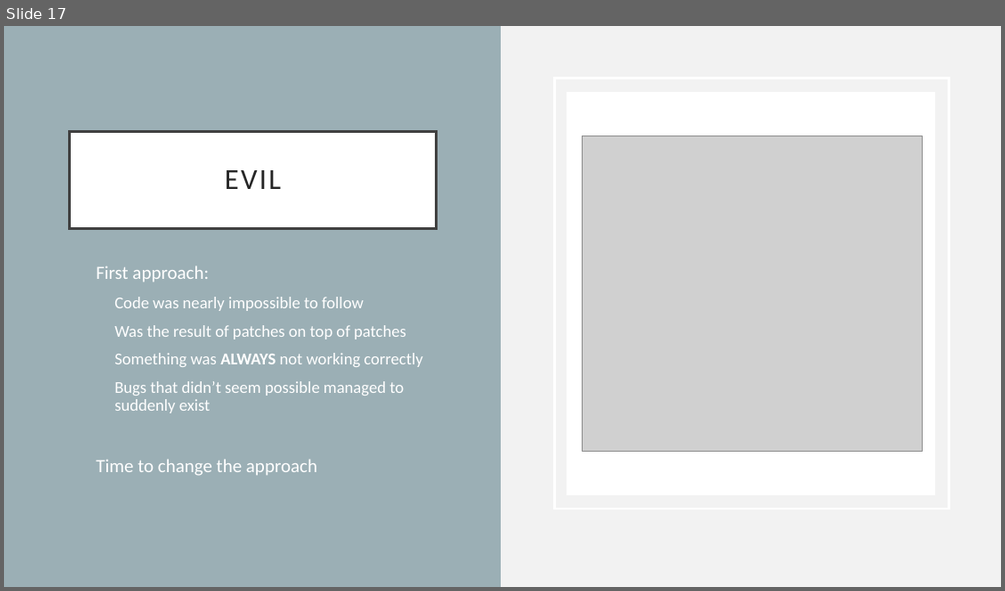
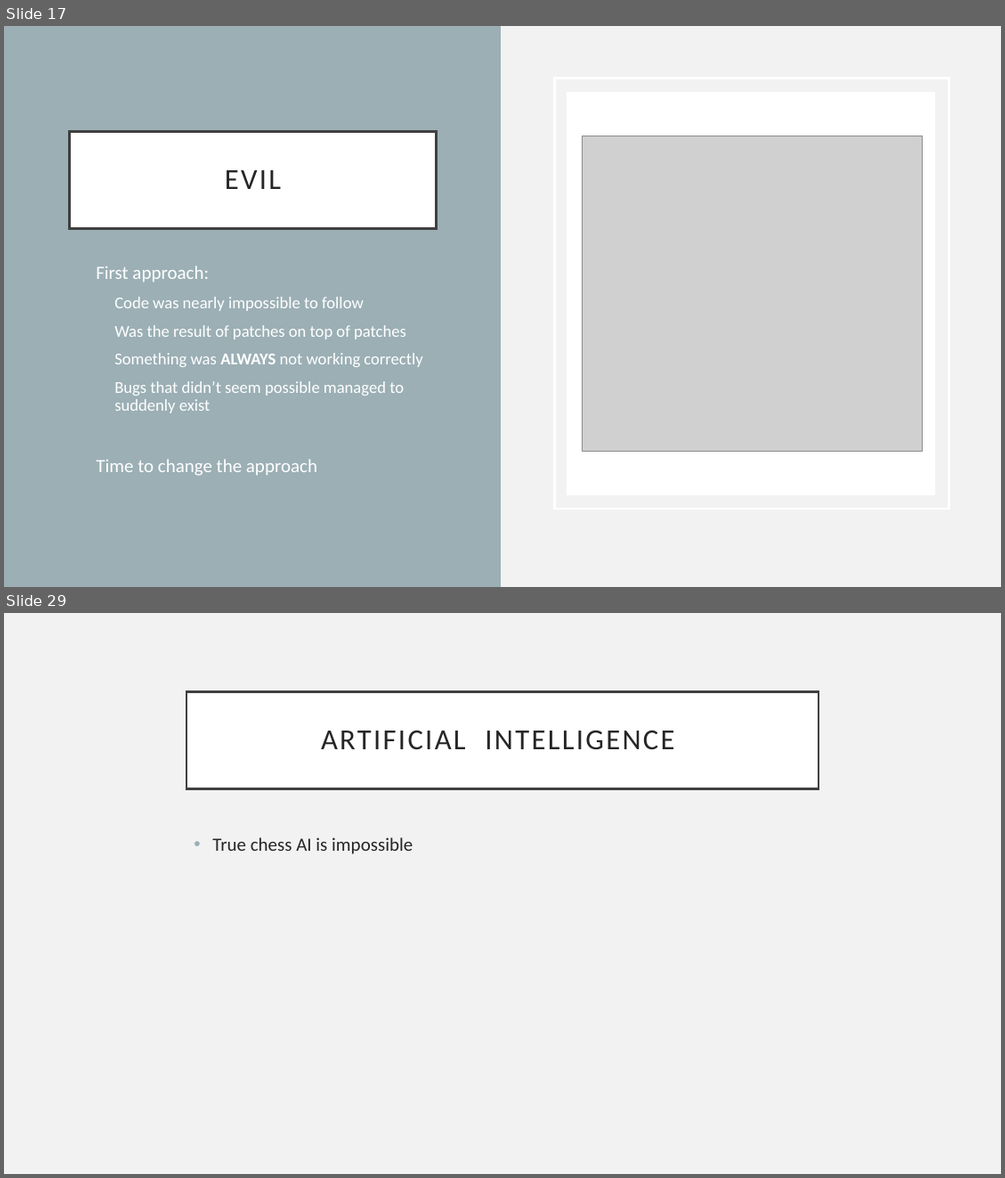
Before and after one commit to mo523/Chess, a slide deck: Adventures in Chess.pptx. Shown one above the other, each under a label of ours: slide 17 before the commit, slides 17 and 29 after it; the slides between them are not shown. The pictures are 1005x591 and 1005x1178 pixels, drawn with LibreOffice and Linux fonts; fonts in the diff are those of the drawing; grey boxes stand for pictures. Boxes give left, top, right and bottom in pixels: in the first picture for what was removed or moved away, otherwise in the second. Text is boxed around its words. In the diff, an @@ line names an element or a change of style, - is before the commit and + after.

```diff
--- a/Adventures in Chess.pptx
+++ b/Adventures in Chess.pptx
@@ slide 29 added at [4, 613, 1001, 1174], background #F2F2F2 @@
@@ title added at [186, 691, 818, 788], fill #FFFFFF, outline #404040 2.5 pt, 28 pt, text #262626 @@
+ARTIFICIAL INTELLIGENCE
@@ text added at [212, 837, 413, 854], 18 pt, text #262626 @@
+• True chess AI is impossible
```
Also in this commit, not shown: 4 slides changed, 11 other slides added, 1 slide removed.
